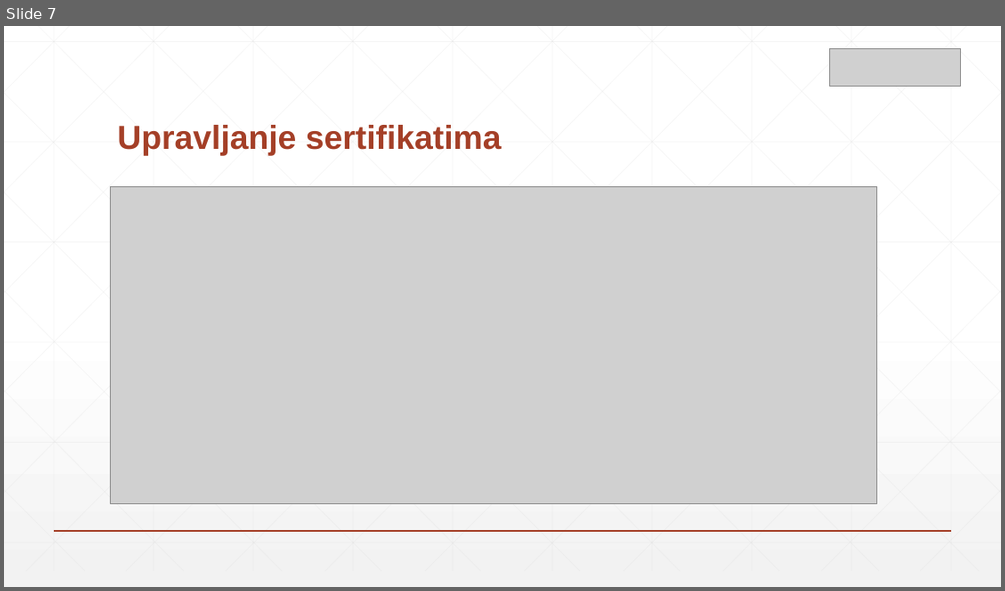
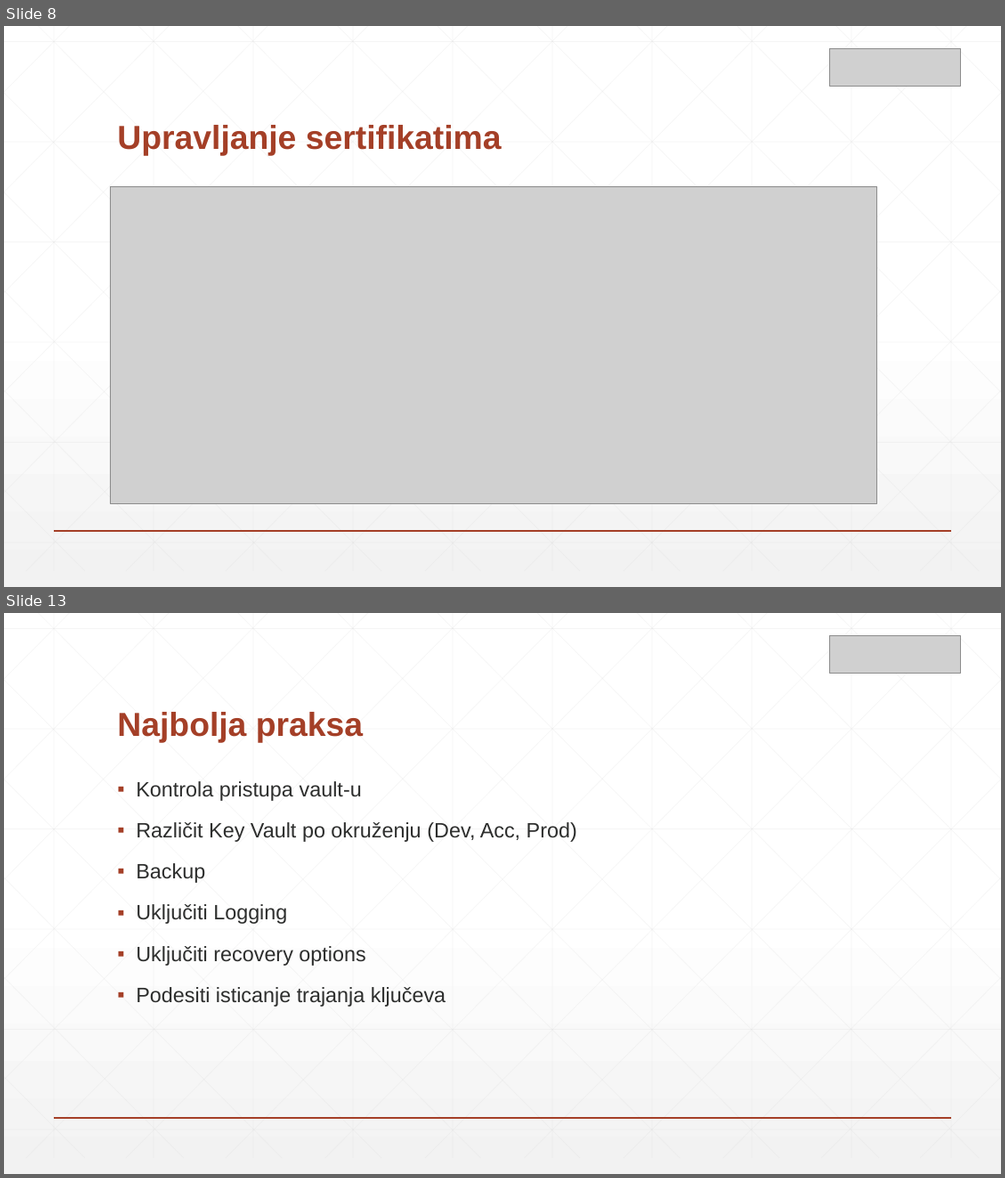
Before and after one commit to zsrdjan/presentations, a slide deck: azure-meetup-key-vault/presentation.pptx. Shown one above the other, each under a label of ours: slide 7 before the commit, slides 8 and 13 after it; the slides between them are not shown. The pictures are 1005x591 and 1005x1178 pixels, drawn with LibreOffice and Linux fonts; fonts in the diff are those of the drawing; grey boxes stand for pictures. Boxes give left, top, right and bottom in pixels: in the first picture for what was removed or moved away, otherwise in the second. Text is boxed around its words. In the diff, an @@ line names an element or a change of style, - is before the commit and + after.

```diff
--- a/azure-meetup-key-vault/presentation.pptx
+++ b/azure-meetup-key-vault/presentation.pptx
@@ slide 13 added at (x1=4, y1=613, x2=1001, y2=1174), background gradient #FFFFFF to #F2F2F2; not listed: 47 template elements that a slide beside it also shows @@
@@ picture added at (x1=830, y1=635, x2=961, y2=673) @@
@@ title added at (x1=117, y1=712, x2=363, y2=743), 32 pt, text #A43F27, bold @@
+Najbolja praksa
@@ text added at (x1=136, y1=781, x2=577, y2=1006), 20 pt, text #2D2E2D @@
+▪ Kontrola pristupa vault-u
+▪ Različit Key Vault po okruženju (Dev, Acc, Prod)
+▪ Backup
+▪ Uključiti Logging
+▪ Uključiti recovery options
+▪ Podesiti isticanje trajanja ključeva
@@ what was slide 7 is now slide 8 @@
```
Also in this commit, not shown: 3 slides changed, 7 other slides added, 9 slides removed.
